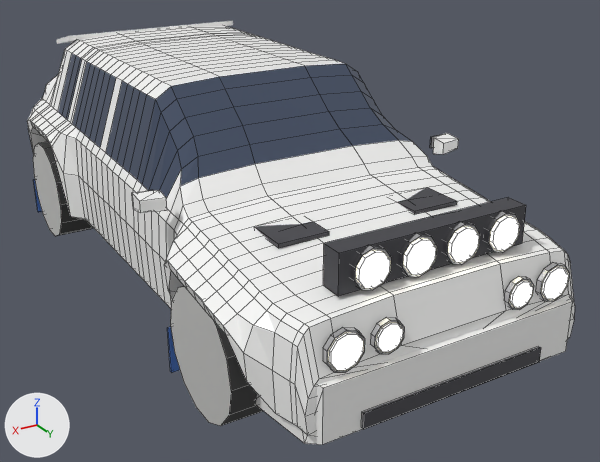
Renders of the Blender file art/cars/martello.blend from each side of a commit.
Camera for both pictures: a camera (50 mm lens) standing at (2.28, 4.46, 2.42) and looking at (-0.21, 0.3, 0.35). The axes (+X, +Y, +Z) are drawn at lower left. The lights are the same throughout. The picture after the commit comes second. Mesh edges are drawn as thin lines on the coarser meshes.

Objects in the first picture: 'Body', 'Bumper_F', 'LightPod', 'Mirror_R', 'Wheel_FR', 'Wheel_RR' and 3 more.
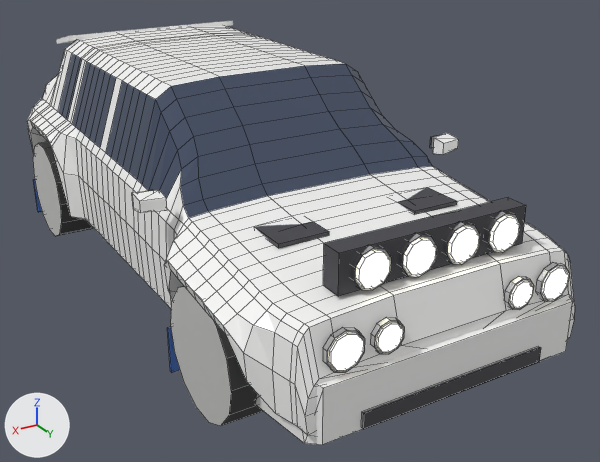
Boxes (x1, y1, x2, y2) around the edits, measured in the pictures (600 x 462 px):
part 1 of me_body, recoloured (white to dark blue): (180, 140, 432, 218) in both

Patch to the scene script:
```diff
--- a/art/cars/martello.blend.py
+++ b/art/cars/martello.blend.py
@@ me_body @@
 me_body.from_pydata(...)  # 930 vertices, 876 faces; spans x -0.96..0.96, y -1.95..2.04, z -0.4..0.78
 # used by ob_body; parent = ob_martello; location = (0.0, 0.0, 0.6)
+# me_body part 1: all 10 faces centred in x -0.72..0.72, y 0.77..0.85, z 0.28..0.37 switch from mat_livery_martello (white #f9f9f8) to mat_glass_martello (dark blue #3f4b61)
 me_body.materials.append(mat_trim_martello)
```
